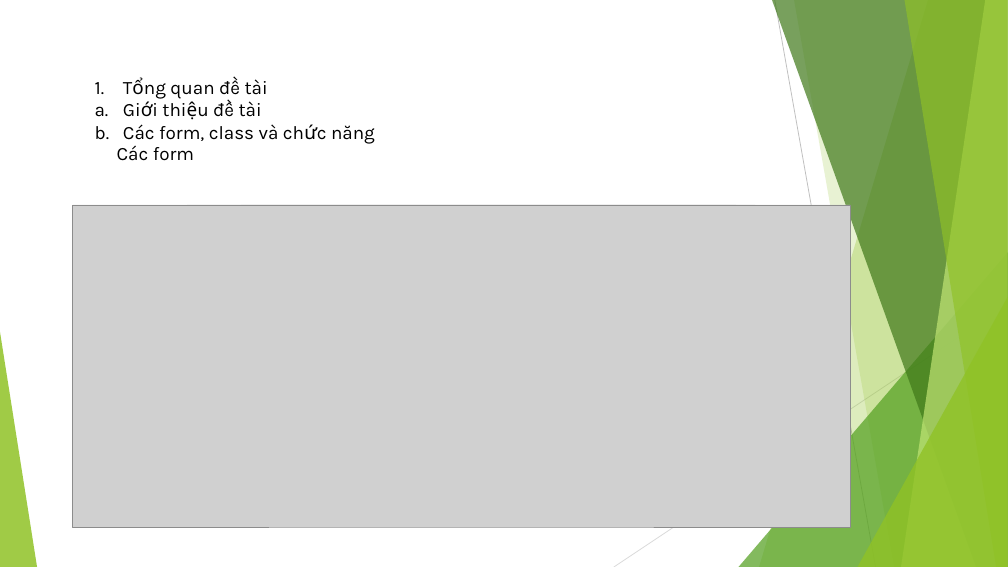
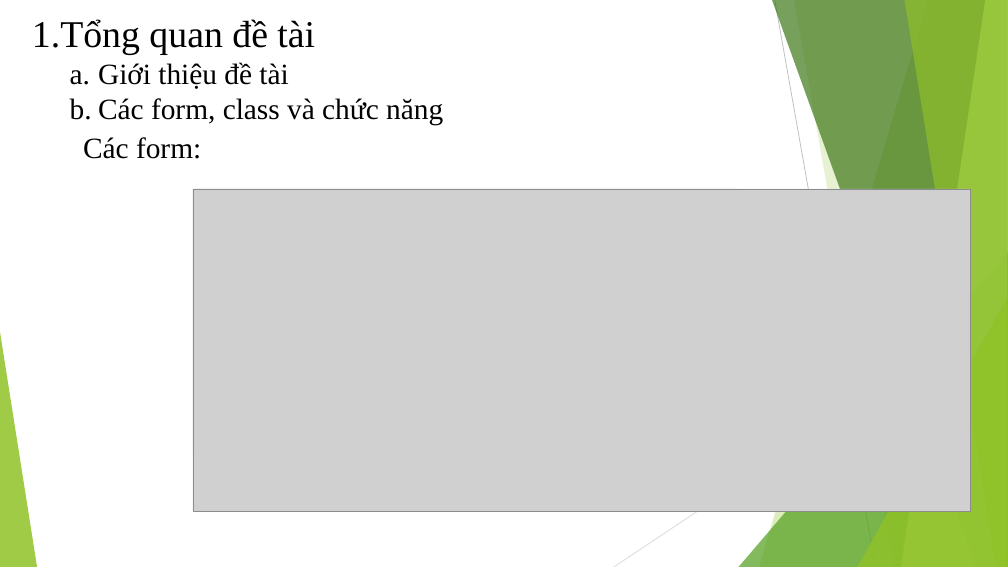
Before and after one commit to levanquoc123/DoAn1-QLTV-, a slide deck: slide 5 of doan1.pptx. Drawn at 1008x567 pixels with LibreOffice and Linux fonts; fonts in the diff are those of the drawing; grey boxes stand for pictures. Boxes give left, top, right and bottom in pixels: in the first picture for what was removed or moved away, otherwise in the second. Text is boxed around its words. In the diff, an @@ line names an element or a change of style, - is before the commit and + after.

```diff
--- a/doan1.pptx
+++ b/doan1.pptx
@@ text "Tổng quan đề tài": place and size @@
-text "Tổng quan đề tài" at [170, 79, 375, 144]
+text "Tổng quan đề tài" at [32, 19, 443, 125]
@@ text "Tổng quan đề tài" at [32, 19, 443, 125]: size 18 to 36 pt in "Tổng quan đề tài"; font Karla to Times New Roman; size 18 to 28 pt in "Giới thiệu đề tài", "Các form, class và chức năng"; list level 1 to 2 in "Giới thiệu đề tài"; list level 1 to 2 in "Các form, class và chức ..." @@
@@ text at [83, 137, 201, 159]: text changed; size 18 to 28 pt; font Karla to Times New Roman @@
-Các form
+Các form:
@@ picture: place and size @@
-picture at [187, 205, 736, 470]
+picture at [193, 189, 742, 454]
@@ picture: place and size @@
-picture at [73, 205, 850, 527]
+picture at [193, 189, 970, 511]
@@ picture removed at [241, 205, 755, 386] @@
```
Also in this commit, not shown: 10 other slides changed.
